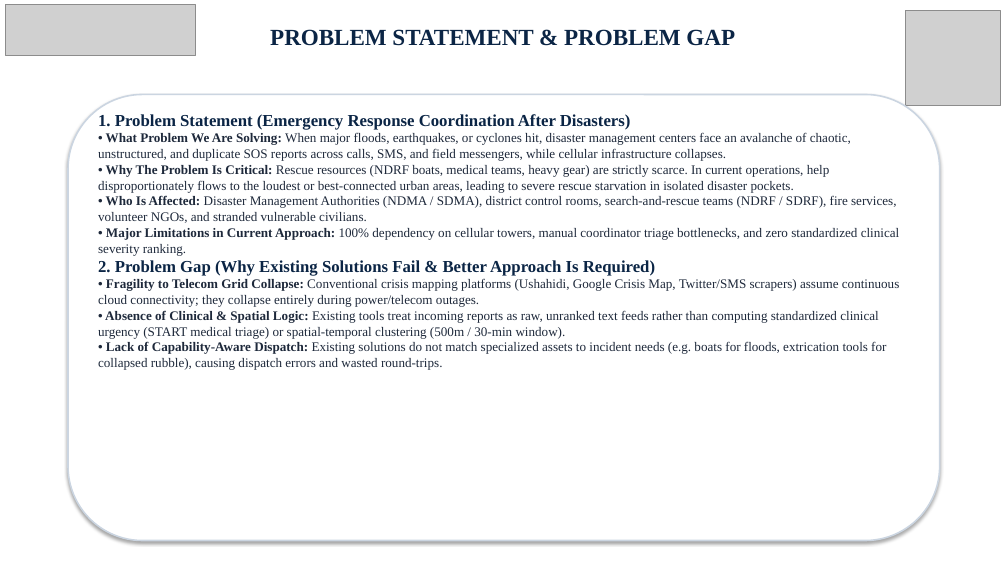
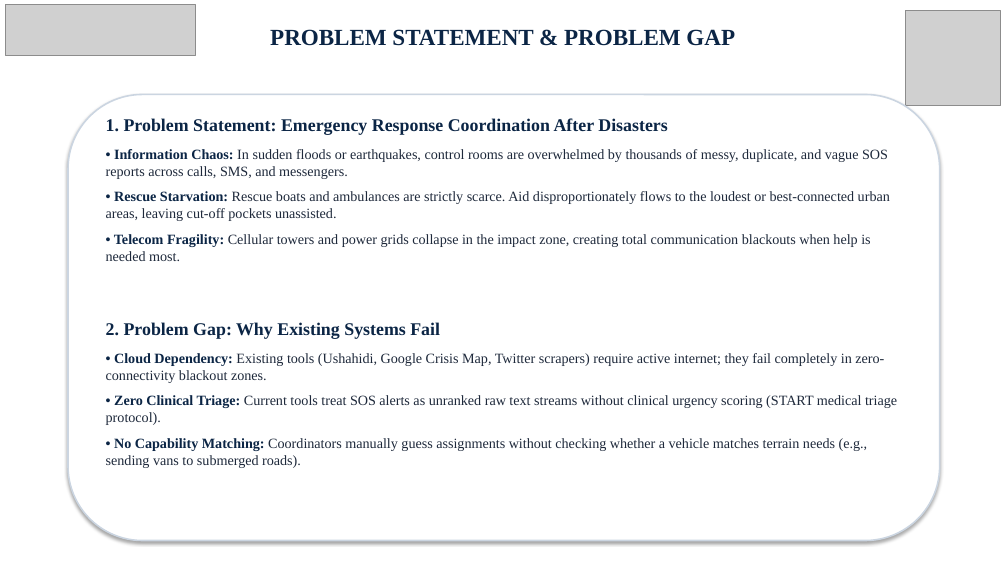
Before and after one commit to ujwal-naik/aegisops, a slide deck: slide 2 of AegisOps_Official_Pitch.pptx. Drawn at 1008x567 pixels with LibreOffice and Linux fonts; fonts in the diff are those of the drawing; grey boxes stand for pictures; background and template pictures are left out. Boxes give left, top, right and bottom in pixels: in the first picture for what was removed or moved away, otherwise in the second. Text is boxed around its words. In the diff, an @@ line names an element or a change of style, - is before the commit and + after.

```diff
--- a/AegisOps_Official_Pitch.pptx
+++ b/AegisOps_Official_Pitch.pptx
@@ text at [106, 118, 890, 261]: text changed; size 12.5 to 13.5 pt @@
-1. Problem Statement (Emergency Response Coordination After Disasters)
-• What Problem We Are Solving: When major floods, earthquakes, or cyclones hit, disaster management centers face an avalanche of chaotic, unstructured, and duplicate SOS reports across calls, SMS, and field messengers, while cellular infrastructure collapses.
-• Why The Problem Is Critical: Rescue resources (NDRF boats, medical teams, heavy gear) are strictly scarce. In current operations, help disproportionately flows to the loudest or best-connected urban areas, leading to severe rescue starvation in isolated disaster pockets.
-• Who Is Affected: Disaster Management Authorities (NDMA / SDMA), district control rooms, search-and-rescue teams (NDRF / SDRF), fire services, volunteer NGOs, and stranded vulnerable civilians.
-• Major Limitations in Current Approach: 100% dependency on cellular towers, manual coordinator triage bottlenecks, and zero standardized clinical severity ranking.
-2. Problem Gap (Why Existing Solutions Fail & Better Approach Is Required)
-• Fragility to Telecom Grid Collapse: Conventional crisis mapping platforms (Ushahidi, Google Crisis Map, Twitter/SMS scrapers) assume continuous cloud connectivity; they collapse entirely during power/telecom outages.
-• Absence of Clinical & Spatial Logic: Existing tools treat incoming reports as raw, unranked text feeds rather than computing standardized clinical urgency (START medical triage) or spatial-temporal clustering (500m / 30-min window).
-• Lack of Capability-Aware Dispatch: Existing solutions do not match specialized assets to incident needs (e.g. boats for floods, extrication tools for collapsed rubble), causing dispatch errors and wasted round-trips.
+1. Problem Statement: Emergency Response Coordination After Disasters
+• Information Chaos: In sudden floods or earthquakes, control rooms are overwhelmed by thousands of messy, duplicate, and vague SOS reports across calls, SMS, and messengers.
+• Rescue Starvation: Rescue boats and ambulances are strictly scarce. Aid disproportionately flows to the loudest or best-connected urban areas, leaving cut-off pockets unassisted.
+• Telecom Fragility: Cellular towers and power grids collapse in the impact zone, creating total communication blackouts when help is needed most.
@@ text added at [106, 322, 897, 468], 13.5 pt, text #1E293B @@
+2. Problem Gap: Why Existing Systems Fail
+• Cloud Dependency: Existing tools (Ushahidi, Google Crisis Map, Twitter scrapers) require active internet; they fail completely in zero-connectivity blackout zones.
+• Zero Clinical Triage: Current tools treat SOS alerts as unranked raw text streams without clinical urgency scoring (START medical triage protocol).
+• No Capability Matching: Coordinators manually guess assignments without checking whether a vehicle matches terrain needs (e.g., sending vans to submerged roads).
```
Also in this commit, not shown: 6 other slides changed, 15 other files.
